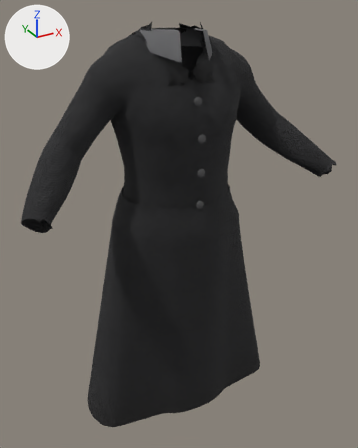
Two versions of the glTF model game/assets/characters/cast/transient_guests_a/transient_guests_a__c_over.gltf, one commit apart.
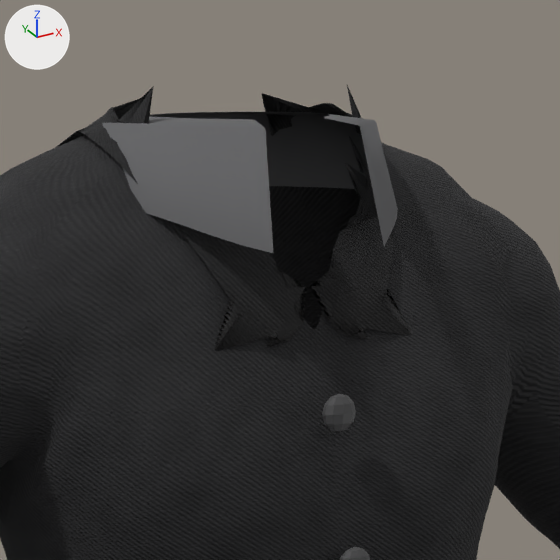
Each version appears first whole from a camera (50 mm lens) standing at (-0.719, -1.365, 1.584) and looking at (0.006, -0.047, 0.925), and next in a close-up on the part from 32% to 70% of the width and 0% to 31% of the height. The axes (+X, +Y, +Z) are drawn at upper left. The lights are the same throughout. The first two pictures are the older version.

Names of what the first close-up shows: 'CoatTop', 'Collar', 'Lapels', 'Trim_Buttons_2'.
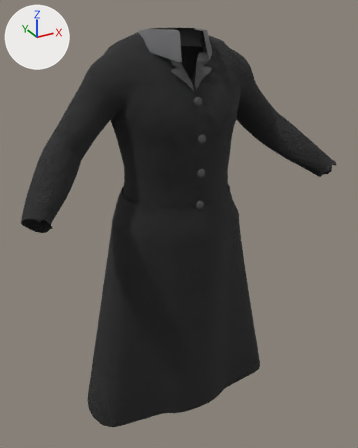
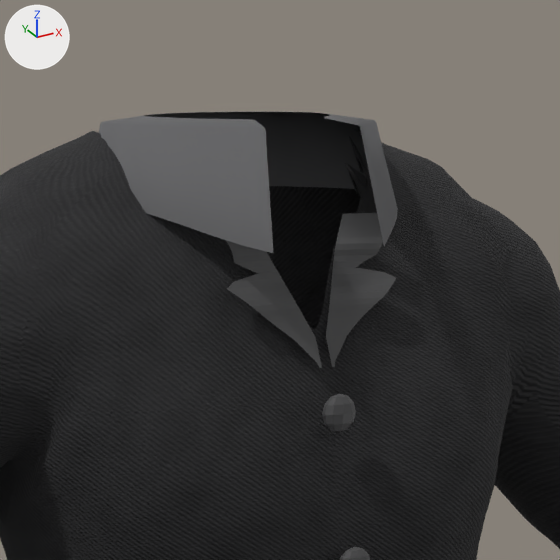
Changed parts and their boxes [x1, y1, x2, y2] in the close-ups (560 x 560 px):
```json
{"object": "Lapels", "change": "deleted", "before": [55, 85, 413, 351]}
{"object": "Trim_Revers_3", "change": "added", "after": [226, 213, 396, 368]}
```

Edits to the scene script, one JSON object a line:
```json
{"op": "add", "block": "img_cast_transient_guests_a_transient_guests_a_c_over_collar_normal", "code": ["img_cast_transient_guests_a_transient_guests_a_c_over_collar_normal = load_image('cast_transient_guests_a_transient_guests_a_c_over_collar_normal', '../adela_voss/cast_adela_voss_adela_voss_a_over_buttons_0_normal.png', 16, 16, 'Non-Color')"]}
{"op": "add", "block": "img_cast_transient_guests_a_transient_guests_a_c_over_buttons_2_roughness", "code": ["img_cast_transient_guests_a_transient_guests_a_c_over_buttons_2_roughness = load_image('cast_transient_guests_a_transient_guests_a_c_over_buttons_2_roughness', '../adela_voss/cast_adela_voss_adela_voss_a_over_buttons_0_roughness.png', 16, 16, 'Non-Color')"]}
{"op": "add", "block": "img_cast_transient_guests_a_transient_guests_a_c_over_revers_3_albedo", "code": ["img_cast_transient_guests_a_transient_guests_a_c_over_revers_3_albedo = load_image('cast_transient_guests_a_transient_guests_a_c_over_revers_3_albedo', 'cast_transient_guests_a_transient_guests_a_c_over_revers_3_albedo.png', 16, 16, 'sRGB')"]}
{"op": "add", "block": "mat_cast_transient_guests_a_transient_guests_a_c_over_revers_3", "code": ["mat_cast_transient_guests_a_transient_guests_a_c_over_revers_3 = bpy.data.materials.new('cast_transient_guests_a_transient_guests_a_c_over_revers_3')", "# uses the picture img_cast_transient_guests_a_transient_guests_a_c_over_buttons_2_roughness", "# uses the picture img_cast_transient_guests_a_transient_guests_a_c_over_collar_normal", "# uses the picture img_cast_transient_guests_a_transient_guests_a_c_over_revers_3_albedo"]}
{"op": "add", "block": "me_trim_004", "code": ["me_trim_004 = bpy.data.meshes.new('Trim.004')", "me_trim_004.from_pydata(...)  # 104 vertices, 100 faces; spans x -0.0669..0.0669, y -0.1497..-0.1074, z 1.3701..1.4651", "me_trim_004.materials.append(mat_cast_transient_guests_a_transient_guests_a_c_over_revers_3)"]}
{"op": "remove", "block": "ob_lapels", "code": ["ob_lapels = bpy.data.objects.new('Lapels', me_lapels)", "ob_lapels.location = (0.0, 0.0, 0.0)"]}
{"op": "add", "block": "ob_trim_revers_3", "code": ["ob_trim_revers_3 = bpy.data.objects.new('Trim_Revers_3', me_trim_004)", "ob_trim_revers_3.location = (0.0, 0.0, 0.0)"]}
```
